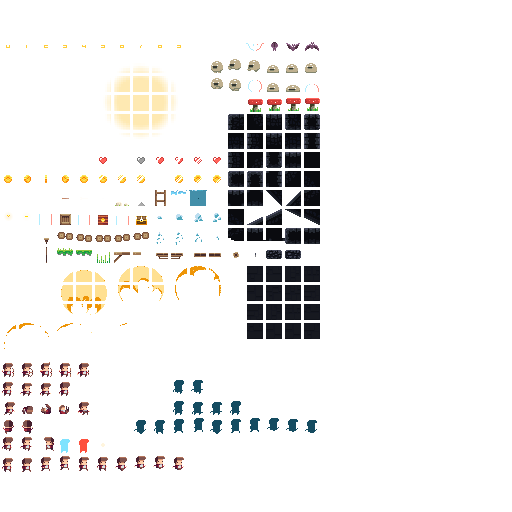
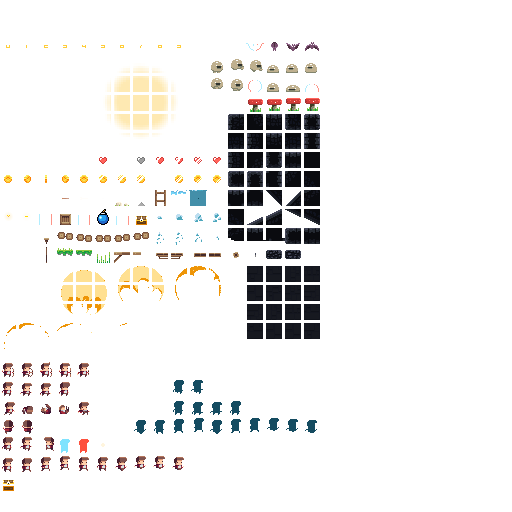
Two versions of the same layered image (512x512). Layer-by-layer changes:
added layer "Opened" in group "Treasure" over (3, 480, 14, 491)
added layer "Bomb" (2nd of 2, in "Tiled Pieces" › "Objects" › "Bomb") in group "Bomb" over (97, 209, 109, 225)
hid "bomb" over (98, 215, 108, 225)
painted on "5" (8th of 10, in "Tiled Pieces" › "Enemy" › "Patrol Guy" › "Go") over (229, 79, 243, 91)
painted on "4" (13th of 17, in "Tiled Pieces" › "Enemy" › "Patrol Guy" › "Go") over (213, 82, 221, 88)
painted on "3" (13th of 18, in "Tiled Pieces" › "Enemy" › "Patrol Guy" › "Go") over (247, 60, 263, 72)
painted on "2" (16th of 23, in "Tiled Pieces" › "Enemy" › "Patrol Guy" › "Go") over (228, 59, 244, 70)
painted on "1" (16th of 23, in "Tiled Pieces" › "Enemy" › "Patrol Guy" › "Go") over (212, 65, 222, 73)
painted on "Hit" (4th of 6, in "Tiled Pieces" › "Enemy" › "Patrol Guy") over (248, 80, 262, 92)
